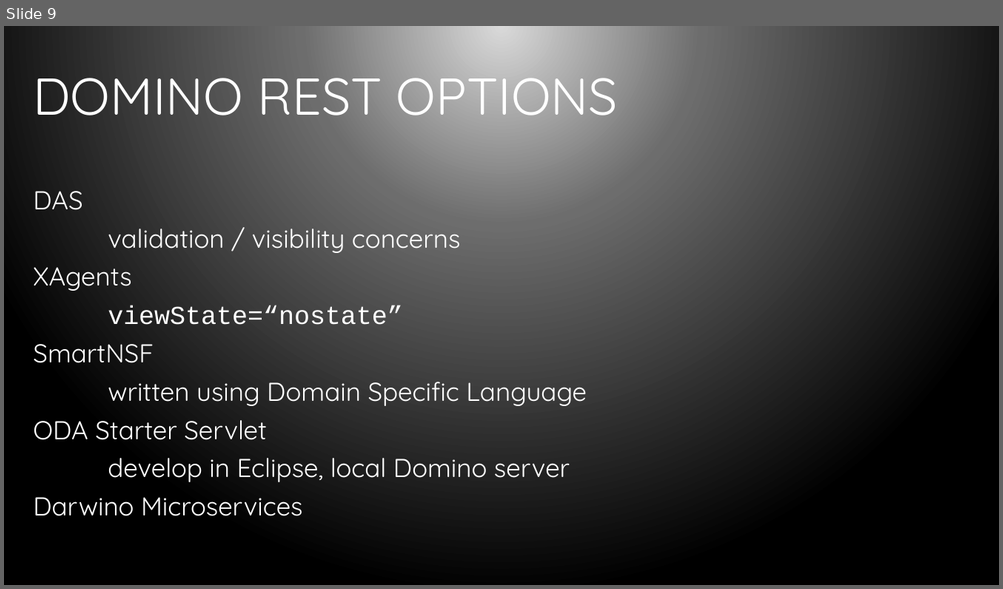
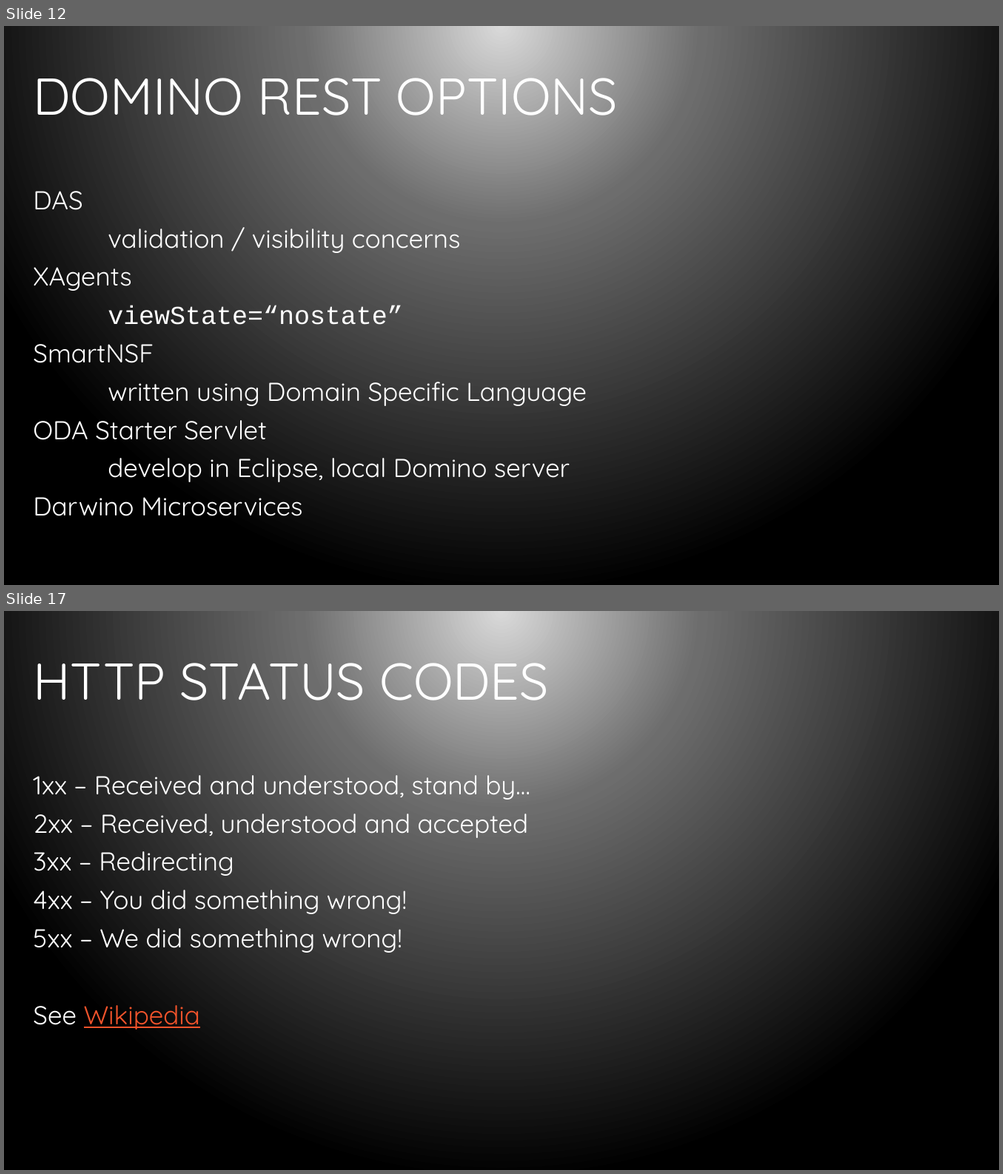
Before and after one commit to bleedingcode/domino-js-masterclass, a slide deck: presentation/8598 Domino and JS.pptx. Shown one above the other, each under a label of ours: slide 9 before the commit, slides 12 and 17 after it; the slides between them are not shown. The pictures are 1003x589 and 1003x1174 pixels, drawn with LibreOffice and Linux fonts; fonts in the diff are those of the drawing; background and template pictures are left out. Boxes give left, top, right and bottom in pixels: in the first picture for what was removed or moved away, otherwise in the second. Text is boxed around its words. In the diff, an @@ line names an element or a change of style, - is before the commit and + after.

```diff
--- a/presentation/8598 Domino and JS.pptx
+++ b/presentation/8598 Domino and JS.pptx
@@ slide 17 added at (x1=4, y1=611, x2=999, y2=1170), background gradient #D9D9D9 to #6D6D6D to #000000 @@
@@ title added at (x1=33, y1=663, x2=549, y2=714), 50 pt, text #FFFFFF @@
+HTTP STATUS CODES
@@ text added at (x1=33, y1=775, x2=529, y2=1030), 25 pt, text #FFFFFF @@
+1xx – Received and understood, stand by…
+2xx – Received, understood and accepted
+3xx – Redirecting
+4xx – You did something wrong!
+5xx – We did something wrong!
+See Wikipedia
@@ what was slide 9 is now slide 12 @@
```
Also in this commit, not shown: 13 other slides added.
